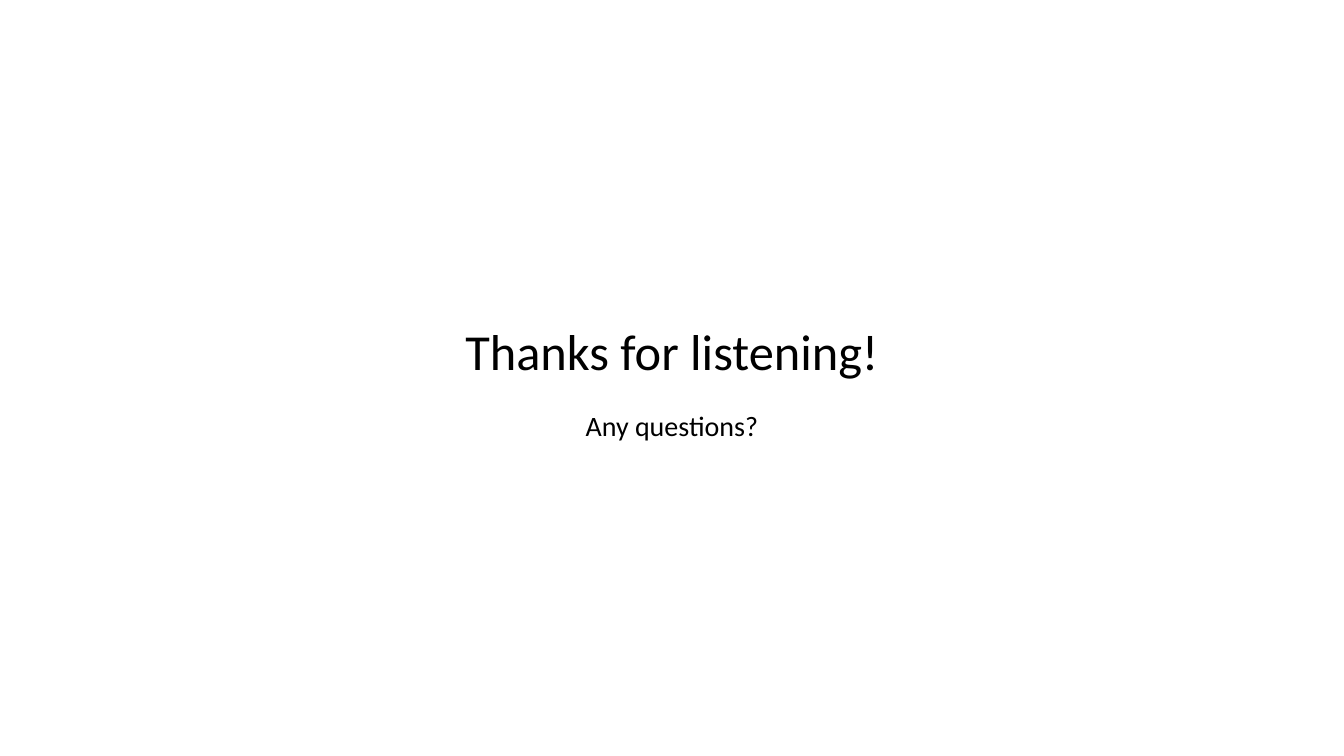
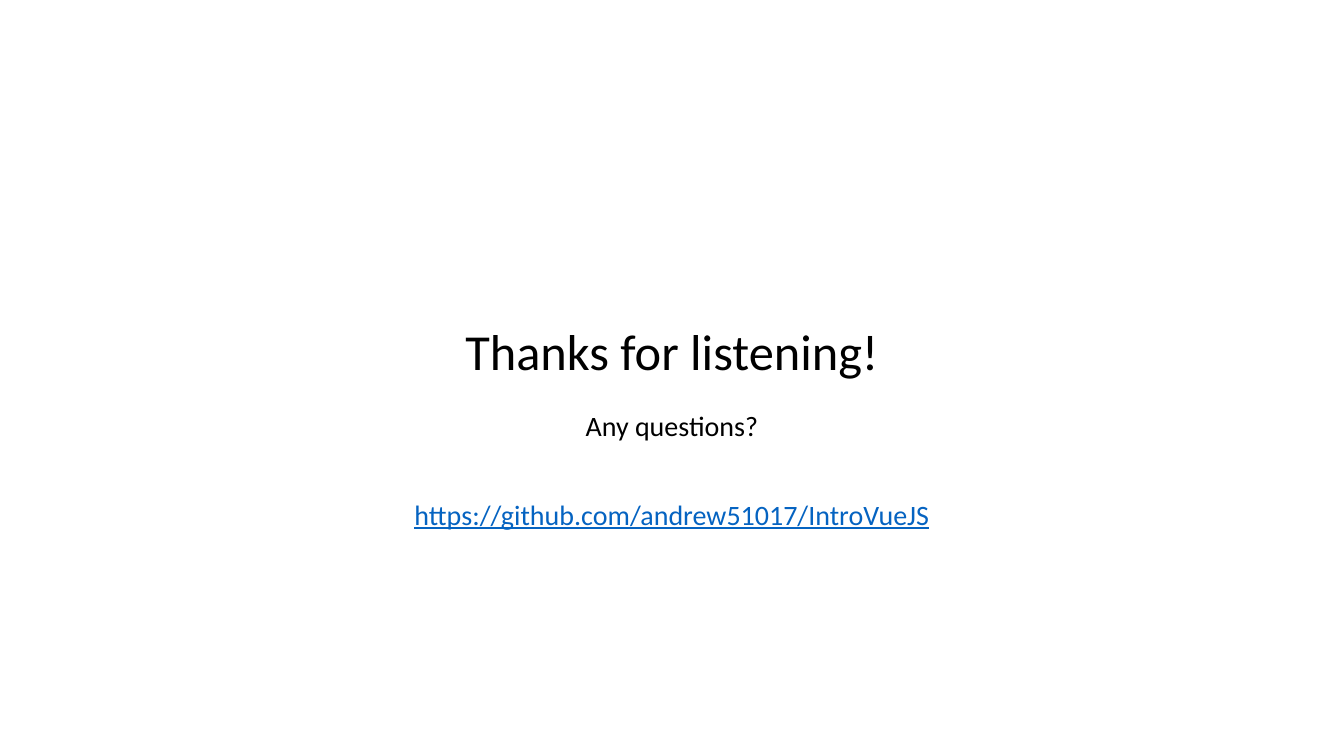
Before and after one commit to andrew51017/IntroVueJS, a slide deck: slide 21 of Introduction to VueJs.pptx. Drawn at 1344x756 pixels with LibreOffice and Linux fonts; fonts in the diff are those of the drawing. Boxes give left, top, right and bottom in pixels: in the first picture for what was removed or moved away, otherwise in the second. Text is boxed around its words. In the diff, an @@ line names an element or a change of style, - is before the commit and + after.

Commit message:
Adding code link

```diff
--- a/Introduction to VueJs.pptx
+++ b/Introduction to VueJs.pptx
@@ text at (414,505,929,530): paragraph added @@
+https://github.com/andrew51017/IntroVueJS
```
